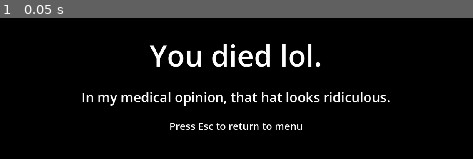
Above: before the commit, frame 1.
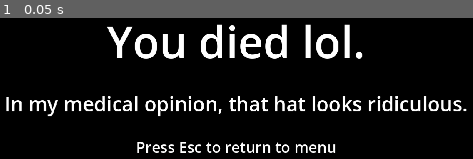
Above: after the commit, the same moment.

Repository: That1M8Head/Swordlink
Game: Godot game, scene res://death_screen.tscn
Two runs of this game, one before a commit and one after it. Both use one fixed random seed, a clock stepped at 60 frames per second and the inputs below. This scene is started directly instead of the project's main scene.
Inputs:
- Up to frame 1 (0.05 s): no input

The runs differ from the first frame. In frame 1, 12% of the frame differs, in the area x 1-99%, y 4-96%.

Commit message:
Death screen elements have been made larger

Diff:
--- a/death_screen.tscn
+++ b/death_screen.tscn
@@ -6,13 +6,13 @@
 [ext_resource type="Script" path="res://Scripts/UpdateDeathMessageTitle.gd" id="2_0ui8j"]
 
 [sub_resource type="LabelSettings" id="LabelSettings_nfujd"]
-font_size = 70
+font_size = 105
 
 [sub_resource type="LabelSettings" id="LabelSettings_xt1fs"]
-font_size = 32
+font_size = 48
 
 [sub_resource type="LabelSettings" id="LabelSettings_0vd8t"]
-font_size = 24
+font_size = 36
 
 [node name="DeathScreen" type="Control"]
 layout_mode = 3
@@ -39,13 +39,13 @@
 anchor_top = 0.5
 anchor_right = 0.5
 anchor_bottom = 0.5
-offset_left = -276.5
-offset_top = -117.5
-offset_right = 276.5
-offset_bottom = 117.5
+offset_left = -395.5
+offset_top = -203.5
+offset_right = 395.5
+offset_bottom = 203.5
 grow_horizontal = 2
 grow_vertical = 2
-theme_override_constants/separation = 30
+theme_override_constants/separation = 45
 alignment = 1
 
 [node name="Title" type="Label" parent="VBoxContainer"]
